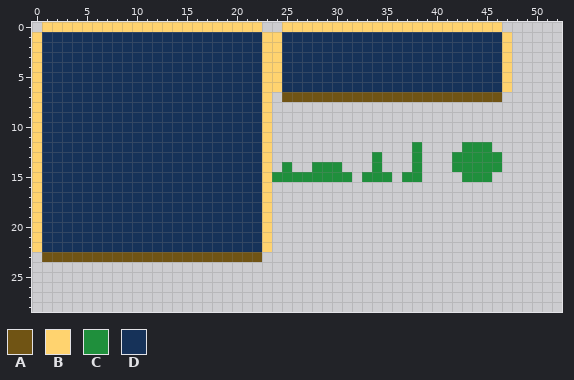
Pixel-art file, stored at external/TileSet.aseprite. Above, as it was before the edit.
512x512 pixels, 1 frame. Shown: x 0..52, y 0..28.
Palette (. is transparent): A #705414  B #ffd36f  C #1f8f3c  D #163259
And afterwards:
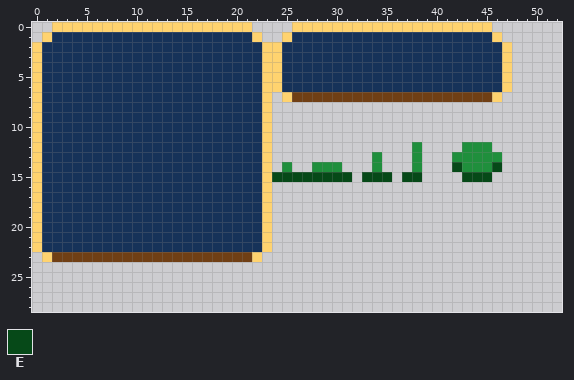
Colours new in this view: E #064918
Changes in this commit:
layer "Layer 2" removed
@@ palette @@
-A #705414
+A #703f14
@@ x 0..52 @@
- 0 .BBBBBBBBBBBBBBBBBBBBBB..BBBBBBBBBBBBBBBBBBBBBB......
- 1 BDDDDDDDDDDDDDDDDDDDDDDBBDDDDDDDDDDDDDDDDDDDDDDB.....
+ 0 ..BBBBBBBBBBBBBBBBBBBB....BBBBBBBBBBBBBBBBBBBB.......
+ 1 .BDDDDDDDDDDDDDDDDDDDDB..BDDDDDDDDDDDDDDDDDDDDB......
  2 BDDDDDDDDDDDDDDDDDDDDDDBBDDDDDDDDDDDDDDDDDDDDDDB.....
@@ x 23..48 @@
  6 BBDDDDDDDDDDDDDDDDDDDDDDB.
- 7 B.AAAAAAAAAAAAAAAAAAAAAA..
+ 7 B.BAAAAAAAAAAAAAAAAAAAAB..
  8 B.........................
@@ x 22..48 @@
 13 DB..........C...C...CCCCC..
-14 DB.C..CCC...C...C...CCCCC..
-15 DBCCCCCCCC.CCC.CC....CCC...
+14 DB.C..CCC...C...C...ECCCE..
+15 DBEEEEEEEE.EEE.EE....EEE...
 16 DB.........................
@@ x 0..24 @@
 22 BDDDDDDDDDDDDDDDDDDDDDDB.
-23 .AAAAAAAAAAAAAAAAAAAAAA..
+23 .BAAAAAAAAAAAAAAAAAAAAB..
 24 .........................
Boxes around the changes in both pictures, in picture pixels (x1, y1, x2, y2):
changed: (32, 22, 52, 42)
changed: (252, 22, 292, 42)
changed: (492, 22, 512, 42)
changed: (282, 92, 502, 102)
changed: (452, 162, 502, 182)
changed: (272, 172, 422, 182)
changed: (42, 252, 262, 262)
